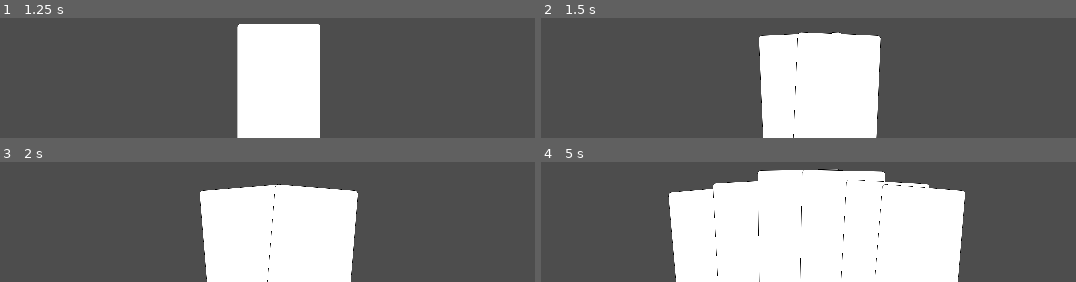
Above: before the commit, frames 1-4 (two rows, left to right).
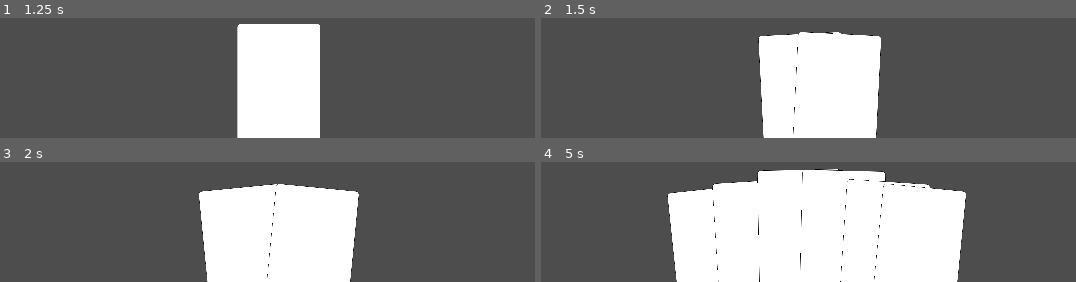
Above: after the commit, the same moments.

Repository: michael-j-coyne/card-game
Game: Godot game, scene res://hand.tscn
The game is run twice, just before and just after one commit, with the same random seed, the same clock (stepped at 60 frames per second) and the same inputs.
Inputs (mouse positions are in pixels of both pictures, inside the frame that each line leads up to):
- Up to frame 1 (1.25 s): tap Enter at 0.5 s; move the mouse to (outside the picture) at 0.52 s; click (outside the picture) at 0.67 s
- Up to frame 2 (1.5 s): tap Space at 1.25 s; drag from (outside the picture) to (outside the picture) at 1.27 s
- Up to frame 3 (2 s): no input
- Up to frame 4 (5 s): move the mouse to (outside the picture) at 2.02 s; click (outside the picture) at 2.17 s; drag from (outside the picture) to (outside the picture) at 2.77 s; move the mouse to (outside the picture) at 3.52 s; click (outside the picture) at 3.67 s; drag from (outside the picture) to (outside the picture) at 4.27 s

Frame 1 is identical in both runs. In frame 2, 0.4% of the frame differs, in the area x 40-64%, y 11-100%; in frame 3, 0.4%; in frame 4, 1.0%, in the area x 23-80%, y 5-100%.

Commit message:
Style changes

Diff:
--- a/Hand.gd
+++ b/Hand.gd
@@ -17,9 +17,9 @@
 # maybe the card_spread_y and base_rotation_degrees should scale based on the value of
 # calculate_card_spread_x to avoid the situation with three cards
 const max_spread := 800.0
-const card_spread_y:float = 50.0
-const card_speed:float = 500.0
-const base_rotation_degrees = 5
+const card_spread_y : float = 50.0
+const card_speed : float = 500.0
+const base_rotation_degrees = 6
 
 func calculate_card_spread_x(num_cards_in_hand: int, card_width: int) -> float:
 	const overlap = 30
@@ -31,7 +31,6 @@
 # what does 'hand ratio' mean exactly?
 func hand_ratio(card, hand_size: int):
 	if hand_size < 2: return 0.5
-
 	return float(card.get_index()) / float(hand_size - 1)
 
 func fan_cards():
@@ -52,10 +51,13 @@
 func _process(delta:float) -> void:
 	fan_cards()
 
+# this is temporary testing code
 func _input(event):
 	if event is InputEventMouseButton and event.pressed:
 		print("mouse button event at ", event.position)
-		add_child(Card.instantiate())
+		var card_to_add = Card.instantiate()
+		add_child(card_to_add)
+		#card_to_add.position
 
 func _compute_pos(hand_ratio : float, card_spread_x : int) -> Vector2:
 	var relative_x = horizontal_spread_curve.sample(hand_ratio) * card_spread_x
